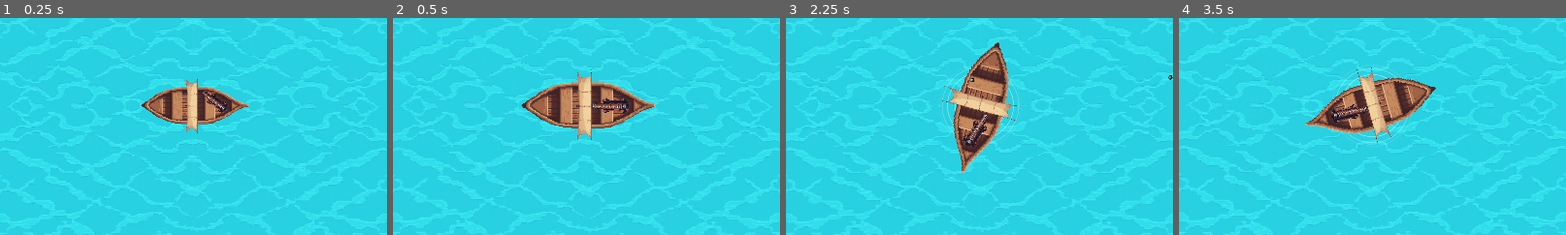
Above: before the commit, frames 1-4 (left to right).
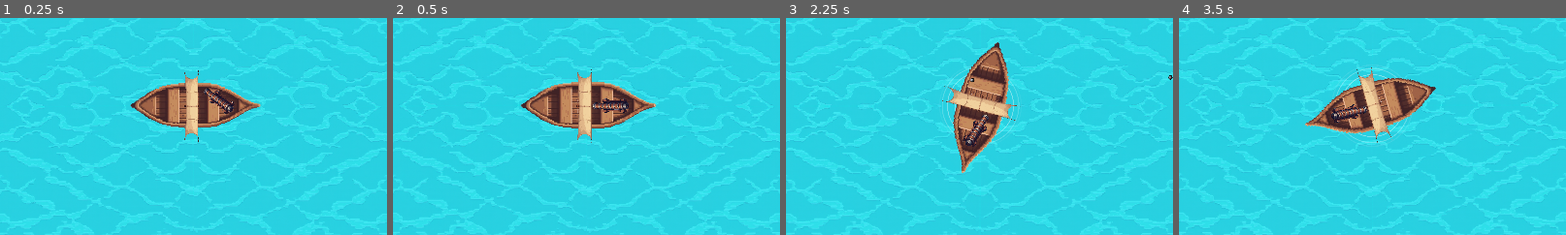
Above: after the commit, the same moments.

Repository: HephaistosForge/OceanDreamer
Game: Godot game, scene res://levels/main.tscn
Same seed, same stepped clock (60 frames per second), same inputs: the game is played once before the commit and once after it.
Inputs (mouse positions are % of the whole screen's width and height, from its top left):
- Up to frame 1 (0.25 s): no input
- Up to frame 2 (0.5 s): no input
- Up to frame 3 (2.25 s): move the mouse to (72, 45) at 0.52 s; hold D (turn_right) 0.53-1.25 s; hold Space (shoot) 0.53-1.25 s; click (72, 45) at 0.67 s; drag from (30, 55) to (38, 33) at 1.27 s; move the mouse to (60, 28) at 2.02 s; hold D (turn_right) from 2.03 s (still down); hold Space (shoot) from 2.03 s (still down)
- Up to frame 4 (3.5 s): release D (turn_right) at 2.75 s; release Space (shoot) at 2.75 s; drag from (45, 70) to (81, 39) at 2.77 s
The pictures show only the part of the screen within x 25-75%, y 30-80%; the shares and areas given below are measured in that part.

The runs differ from the first frame. In frame 1, 3.6% of the frame differs, in the area x 33-68%, y 24-58%; in frame 2, 0.2%; in frame 3, less than 0.1%; in frame 4, nothing differs.

Commit message:
add bathtub scene, hand holding, transitions, cannon disabling

Diff:
--- a/entities/entity.gd
+++ b/entities/entity.gd
@@ -59,7 +59,7 @@
 
 func appear():
 	var initial_scale = scale
-	scale = Vector2.ZERO
+	scale *= 0.8
 	var tween = create_tween()
 	tween.tween_property(self, "scale", initial_scale, 0.6) \
 		.set_ease(Tween.EASE_OUT).set_trans(Tween.TRANS_CUBIC)
@@ -68,7 +68,7 @@
 	var initial = modulate
 	modulate = Color(1, 1, 1, 0)
 	var tween = create_tween()
-	tween.tween_property(self, "modulate", initial, 0.6) \
+	tween.tween_property(self, "modulate", initial, 1.5) \
 		.set_ease(Tween.EASE_OUT).set_trans(Tween.TRANS_CUBIC)
 
 func despawn_with_animation():
--- a/entities/weapons/cannon.gd
+++ b/entities/weapons/cannon.gd
@@ -17,11 +17,12 @@
 
 var reload_timer: Timer = Timer.new()
 var can_shoot = true
+var reloaded = true
 
 func _ready():
 	add_child(reload_timer)
 	reload_timer.wait_time = shooting_delay
-	reload_timer.timeout.connect(func(): can_shoot = true)
+	reload_timer.timeout.connect(func(): reloaded = true)
 
 func apply_upgrade(upgrade: Upgrade):
 	velocity = upgrade.fma("cannon_velocity", velocity)
@@ -41,8 +42,8 @@
 	var target = global_position.angle_to_point(get_global_mouse_position())
 	global_rotation = rotate_toward(global_rotation, target, delta * rotation_speed)
 
-	if Input.is_action_pressed("shoot") and can_shoot:
-		can_shoot = false
+	if Input.is_action_pressed("shoot") and reloaded and can_shoot:
+		reloaded = false
 		for burst in burst_count:
 			var cannonball = CANNONBALL_SCENE.instantiate()
 			get_tree().root.add_child(cannonball)
@@ -51,7 +52,7 @@
 			var velocity_direction = Vector2(cos(global_rotation), sin(global_rotation))
 			cannonball.velocity = velocity_direction * velocity + get_parent().velocity
 			cannonball.is_enemy = false
-			cannonball.scale = Vector2.ONE * ball_size
+			cannonball.scale = Vector2.ONE * ball_size * global_scale
 			cannonball.damage = damage
 			cannonball.seconds_flight_time = flight_range
 
--- a/entities/weapons/cannon.tscn
+++ b/entities/weapons/cannon.tscn
@@ -3,7 +3,7 @@
 [ext_resource type="Script" path="res://entities/weapons/cannon.gd" id="1_c1t3c"]
 [ext_resource type="Texture2D" uid="uid://btyp4fhj7wiq2" path="res://entities/weapons/cannon.png" id="2_ckaya"]
 
-[node name="Cannon" type="Node2D"]
+[node name="Cannon" type="Node2D" groups=["cannon"]]
 script = ExtResource("1_c1t3c")
 
 [node name="Sprite2D" type="Sprite2D" parent="."]
--- a/levels/main.tscn
+++ b/levels/main.tscn
@@ -1,10 +1,11 @@
-[gd_scene load_steps=6 format=3 uid="uid://ckt0uyxiiar40"]
+[gd_scene load_steps=7 format=3 uid="uid://ckt0uyxiiar40"]
 
 [ext_resource type="PackedScene" uid="uid://c7tm36f80vf4x" path="res://entities/ship/ship.tscn" id="1_2dg1b"]
 [ext_resource type="PackedScene" uid="uid://c4x06yi0ho4mc" path="res://entities/enemies/spawner.tscn" id="2_1dc6g"]
 [ext_resource type="PackedScene" uid="uid://brm5t5bdf23on" path="res://world/water.tscn" id="2_jjhdk"]
 [ext_resource type="PackedScene" uid="uid://bohyqueorty2n" path="res://ui_scenes/ingame_ui/overlay.tscn" id="4_u5id0"]
 [ext_resource type="PackedScene" uid="uid://bq8g3tuejsrif" path="res://upgrades/level_manager.tscn" id="5_6sywq"]
+[ext_resource type="PackedScene" uid="uid://bwsy0xbgtawwj" path="res://world/reality_manager.tscn" id="6_jv1ly"]
 
 [node name="Main" type="Node2D"]
 
@@ -18,5 +19,9 @@
 
 [node name="LevelManager" parent="." instance=ExtResource("5_6sywq")]
 
+[node name="RealityManager" parent="." instance=ExtResource("6_jv1ly")]
+
 [connection signal="remaining_progress" from="LevelManager" to="UIOverlay" method="_on_level_manager_remaining_progress"]
+[connection signal="to_next_level" from="LevelManager" to="RealityManager" method="_on_level_manager_to_next_level"]
 [connection signal="to_upgrade_screen" from="LevelManager" to="UIOverlay" method="_on_level_manager_to_upgrade_screen"]
+[connection signal="to_upgrade_screen" from="LevelManager" to="RealityManager" method="_on_level_manager_to_upgrade_screen"]
--- a/project.godot
+++ b/project.godot
@@ -41,6 +41,7 @@
 ship=""
 level_manager=""
 monster=""
+cannon=""
 
 [input]
 
--- a/ui_scenes/ingame_ui/overlay.gd
+++ b/ui_scenes/ingame_ui/overlay.gd
@@ -11,4 +11,4 @@
 func _on_level_manager_to_upgrade_screen(upgrades) -> void:
 	var dialog = UPGRADE_DIALOG_SCENE.instantiate()
 	dialog.show_and_pick_upgrades(upgrades)
-	$CenterContainer/Expander.add_child(dialog)
+	$CenterContainer/Expander/HBoxContainer/LeftHalf.add_child(dialog)
--- a/ui_scenes/ingame_ui/overlay.tscn
+++ b/ui_scenes/ingame_ui/overlay.tscn
@@ -35,6 +35,19 @@
 layout_mode = 2
 size_flags_vertical = 3
 
+[node name="HBoxContainer" type="HBoxContainer" parent="CenterContainer/Expander"]
+layout_mode = 2
+
+[node name="LeftHalf" type="VBoxContainer" parent="CenterContainer/Expander/HBoxContainer"]
+layout_mode = 2
+size_flags_horizontal = 3
+alignment = 1
+
+[node name="RightHalf" type="VBoxContainer" parent="CenterContainer/Expander/HBoxContainer"]
+layout_mode = 2
+size_flags_horizontal = 3
+alignment = 1
+
 [node name="Bottom" type="MarginContainer" parent="CenterContainer"]
 layout_mode = 2
 
--- a/upgrades/level_manager.gd
+++ b/upgrades/level_manager.gd
@@ -2,7 +2,7 @@
 
 
 signal to_next_level(level: int, upgrade: Upgrade)
-signal to_upgrade_screen(upgrades)
+signal to_upgrade_screen(upgrades: Array[Upgrade])
 signal remaining_progress(count: int, total: int)
 
 @export var upgrade_count = 3
--- /dev/null
+++ b/world/fake_ship.gd
@@ -0,0 +1,9 @@
+extends RigidBody2D
+
+var ship = null
+
+func _physics_process(delta: float) -> void:
+	if ship:
+		self.apply_force(ship.velocity * 4000)
+		ship.velocity *= Vector2.ZERO
+		ship.global_position = get_parent().find_child("Finger").global_position
--- /dev/null
+++ b/world/reality_manager.gd
@@ -0,0 +1,45 @@
+extends Node2D
+
+@onready var ship = get_tree().get_first_node_in_group("ship")
+@onready var camera = get_tree().get_first_node_in_group("camera")
+
+func _ready():
+	$Bathtub.modulate = Color(1, 1, 1, 0)
+
+func _on_level_manager_to_next_level(level: int, upgrade: Upgrade) -> void:
+	transition(false)
+
+
+func _on_level_manager_to_upgrade_screen(upgrades) -> void:
+	transition(true)
+
+
+func transition(to_reality: bool):
+	#ship.disabled = not to_reality
+	var factor = 1/2.5 if to_reality else 2.5
+	var camera_offset = Vector2(-700 if to_reality else 0, 0)
+	var target_color = Color.WHITE if to_reality else Color(1, 1, 1, 0)
+	$Bathtub.global_position = ship.global_position
+	$Bathtub/FakeShip.ship = ship if to_reality else null
+
+	if to_reality:
+		handle_cannons(to_reality)
+
+	#ship.global_position = $Bathtub/HandJoint.global_position
+
+	var tween = create_tween()
+	tween.tween_property(camera, "zoom", camera.zoom * factor, 1) \
+		.set_ease(Tween.EASE_IN_OUT).set_trans(Tween.TRANS_CUBIC)
+	tween.parallel().tween_property($Bathtub, "modulate", target_color, 1) \
+		.set_ease(Tween.EASE_IN_OUT).set_trans(Tween.TRANS_CUBIC)
+	tween.parallel().tween_property(camera, "offset", camera_offset, 1) \
+		.set_ease(Tween.EASE_IN_OUT).set_trans(Tween.TRANS_CUBIC)
+	tween.parallel().tween_property(ship, "scale", ship.scale / factor, 1) \
+		.set_ease(Tween.EASE_IN_OUT).set_trans(Tween.TRANS_CUBIC)
+
+	if not to_reality:
+		tween.tween_callback(handle_cannons.bind(to_reality))
+
+func handle_cannons(to_reality):
+	for cannon in get_tree().get_nodes_in_group("cannon"):
+		cannon.can_shoot = not to_reality
--- /dev/null
+++ b/world/reality_manager.tscn
@@ -0,0 +1,52 @@
+[gd_scene load_steps=5 format=3 uid="uid://bwsy0xbgtawwj"]
+
+[ext_resource type="Script" path="res://world/reality_manager.gd" id="1_w4527"]
+[ext_resource type="Texture2D" uid="uid://4qyyypcwd72e" path="res://assets/images/bathtub_transparent.png" id="2_ce133"]
+[ext_resource type="Texture2D" uid="uid://cxndykpo0fk2j" path="res://assets/images/hand.png" id="3_txy5h"]
+[ext_resource type="Script" path="res://world/fake_ship.gd" id="4_r4mpd"]
+
+[node name="RealityManager" type="Node2D"]
+script = ExtResource("1_w4527")
+
+[node name="Bathtub" type="Node2D" parent="."]
+z_index = -3
+
+[node name="PinJoint2D" type="PinJoint2D" parent="Bathtub"]
+position = Vector2(483, 3212)
+node_a = NodePath("../Hand")
+node_b = NodePath("../Tub")
+softness = 1.45
+motor_enabled = true
+motor_target_velocity = 0.0436332
+
+[node name="Tub" type="StaticBody2D" parent="Bathtub"]
+position = Vector2(-1774, -242)
+
+[node name="Tub" type="Sprite2D" parent="Bathtub/Tub"]
+position = Vector2(42, -168)
+scale = Vector2(22, 22)
+texture = ExtResource("2_ce133")
+
+[node name="Hand" type="RigidBody2D" parent="Bathtub"]
+position = Vector2(444, 2983)
+
+[node name="Hand" type="Sprite2D" parent="Bathtub/Hand"]
+position = Vector2(149, 401)
+rotation = 1.95651
+scale = Vector2(5, 5)
+texture = ExtResource("3_txy5h")
+offset = Vector2(-500, 100)
+
+[node name="Finger" type="Node2D" parent="Bathtub/Hand/Hand"]
+position = Vector2(-579.1, 352.576)
+
+[node name="HandJoint" type="PinJoint2D" parent="Bathtub"]
+position = Vector2(-32, 18)
+node_a = NodePath("../Hand")
+node_b = NodePath("../FakeShip")
+softness = 1.22
+
+[node name="FakeShip" type="RigidBody2D" parent="Bathtub"]
+position = Vector2(1593, -20)
+scale = Vector2(0.333333, 0.333333)
+script = ExtResource("4_r4mpd")
Binary file added: assets/images/bathtub_transparent.png
Not shown, added: assets/images/bathtub_transparent.png.import
